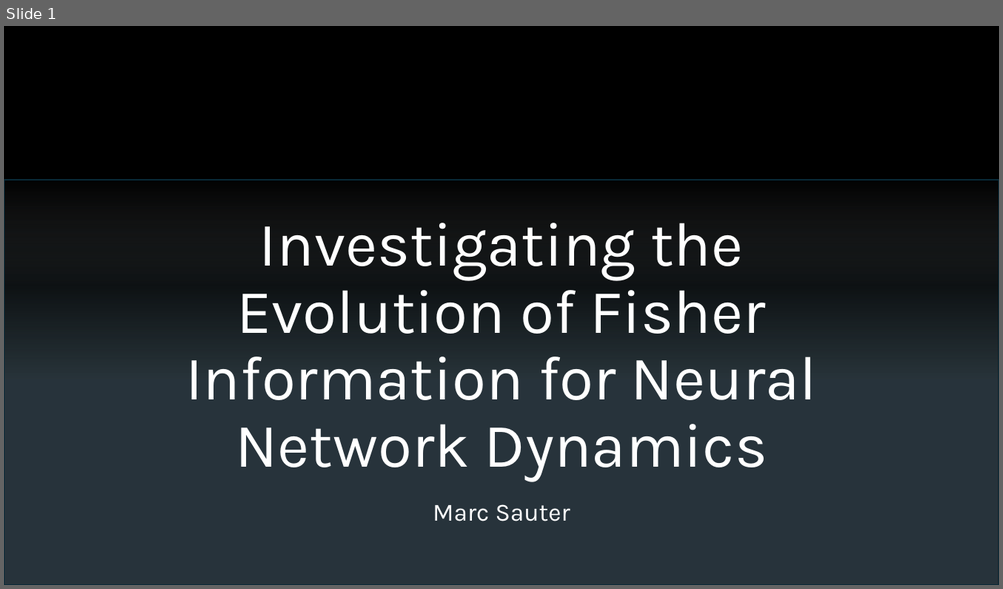
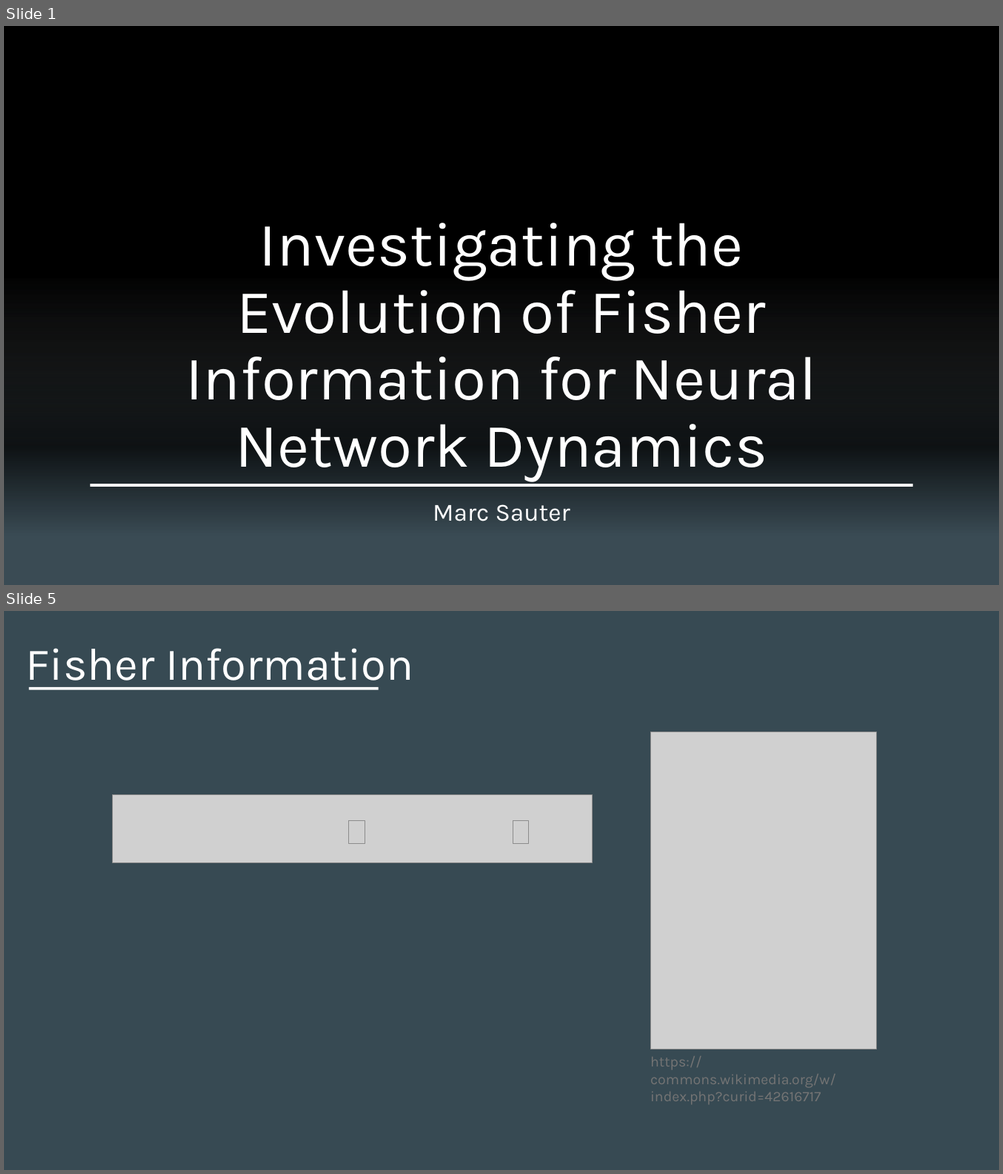
Before and after one commit to ma-sauter/Talks, a slide deck: dpg-fruehjahrstagung-2024/Presentation/Presentation_Marc_Sauter.pptx. Shown one above the other, each under a label of ours: slide 1 before the commit, slides 1 and 5 after it; the slides between them are not shown. The pictures are 1003x589 and 1003x1174 pixels, drawn with LibreOffice and Linux fonts; fonts in the diff are those of the drawing; grey boxes stand for pictures; background and template pictures are left out. Boxes give left, top, right and bottom in pixels: in the first picture for what was removed or moved away, otherwise in the second. Text is boxed around its words. In the diff, an @@ line names an element or a change of style, - is before the commit and + after.

```diff
--- a/dpg-fruehjahrstagung-2024/Presentation/Presentation_Marc_Sauter.pptx
+++ b/dpg-fruehjahrstagung-2024/Presentation/Presentation_Marc_Sauter.pptx
@@ slide 5 added at bbox=[4, 611, 999, 1170], background #374A53 @@
@@ title added at bbox=[26, 648, 413, 690], 44 pt, text #FFFFFF @@
+Fisher Information
@@ rectangle added at bbox=[28, 687, 378, 690], fill #FFFFFF @@
@@ picture added at bbox=[650, 732, 876, 1049] @@
@@ picture added at bbox=[112, 795, 592, 863] @@
@@ picture added at bbox=[349, 821, 364, 845] @@
@@ picture added at bbox=[513, 821, 529, 845] @@
@@ text added at bbox=[650, 1056, 836, 1105], 14 pt, text #747474 @@
+https://commons.wikimedia.org/w/index.php?curid=42616717
@@ slide 1 changed as well @@
@@ rectangle added at bbox=[4, 26, 999, 585], fill #000000 @@
@@ rectangle: place and size @@
-rectangle at bbox=[4, 181, 999, 585]
+rectangle at bbox=[4, 277, 999, 585]
@@ rectangle at bbox=[4, 277, 999, 585]: outline #092A39 1.5 pt to none @@
@@ rectangle added at bbox=[91, 484, 913, 487], fill #FFFFFF @@
```
Also in this commit, not shown: 44 other slides added, 26 other files.
